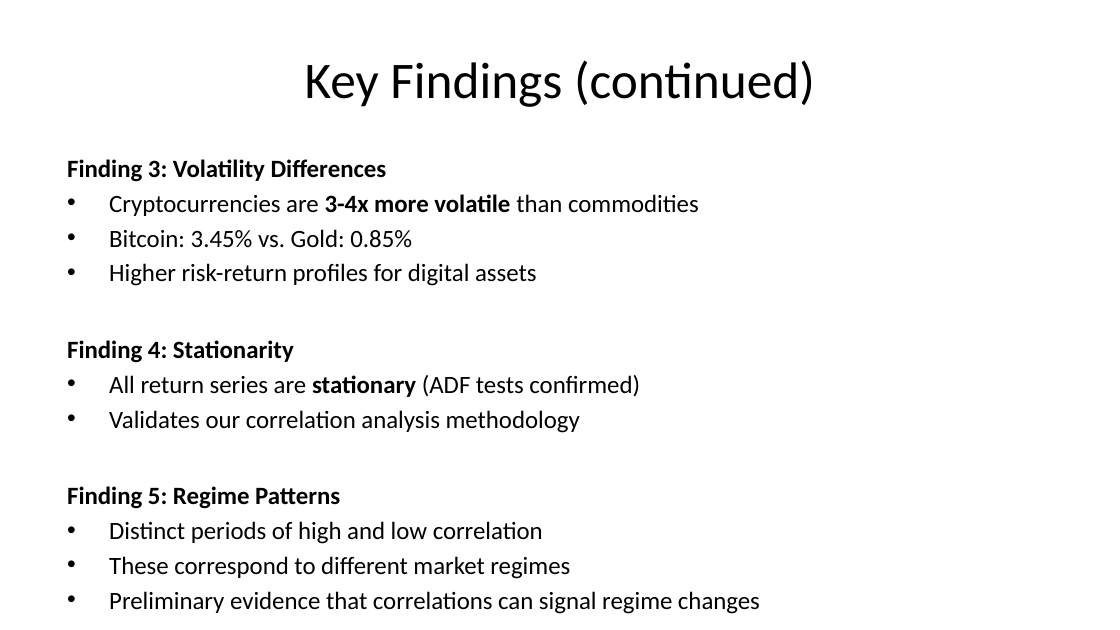
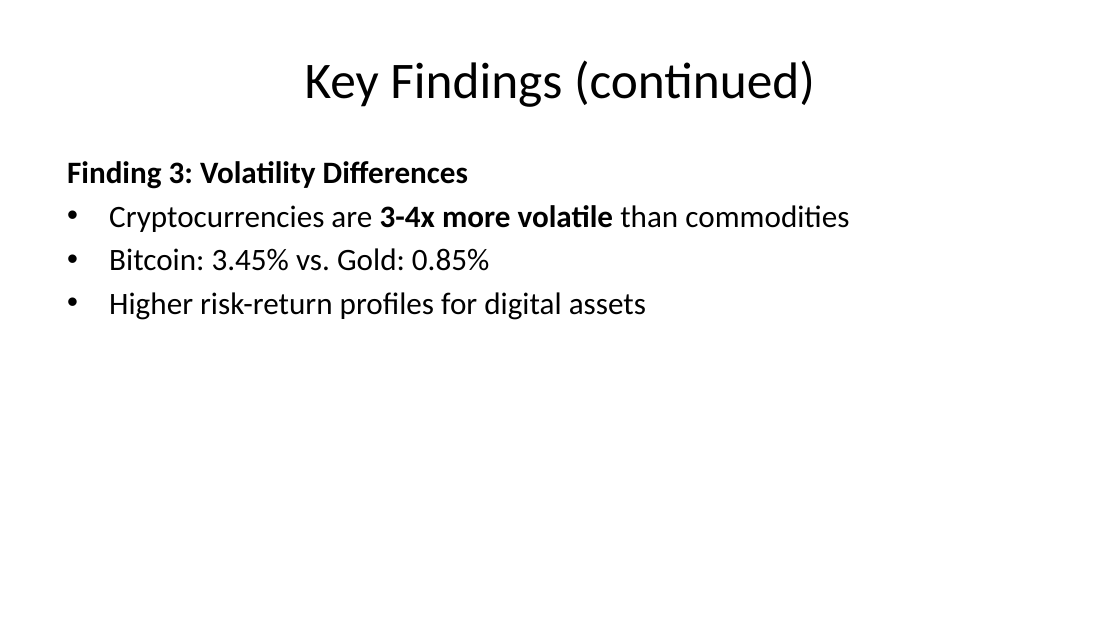
Before and after one commit to SakethKanchi/Cryptocurrency_Commodity_Correlation, a slide deck: slide 30 of presentation.pptx (slide 22 before the commit). Drawn at 1120x630 pixels with LibreOffice and Linux fonts; fonts in the diff are those of the drawing. Boxes give left, top, right and bottom in pixels: in the first picture for what was removed or moved away, otherwise in the second. Text is boxed around its words. In the diff, an @@ line names an element or a change of style, - is before the commit and + after.

```diff
--- a/presentation.pptx
+++ b/presentation.pptx
@@ text "Finding 3: Volatility Differences" at <box>67,161,849,320</box>: size 16 to 20 pt @@
@@ text at <box>67,340,760,614</box>: paragraphs removed @@
-Finding 4: Stationarity
-• All return series are stationary (ADF tests confirmed)
-• Validates our correlation analysis methodology
-Finding 5: Regime Patterns
-• Distinct periods of high and low correlation
-• These correspond to different market regimes
-• Preliminary evidence that correlations can signal regime changes
```
Also in this commit, not shown: 25 other slides changed, 13 slides added, 20 other files.
